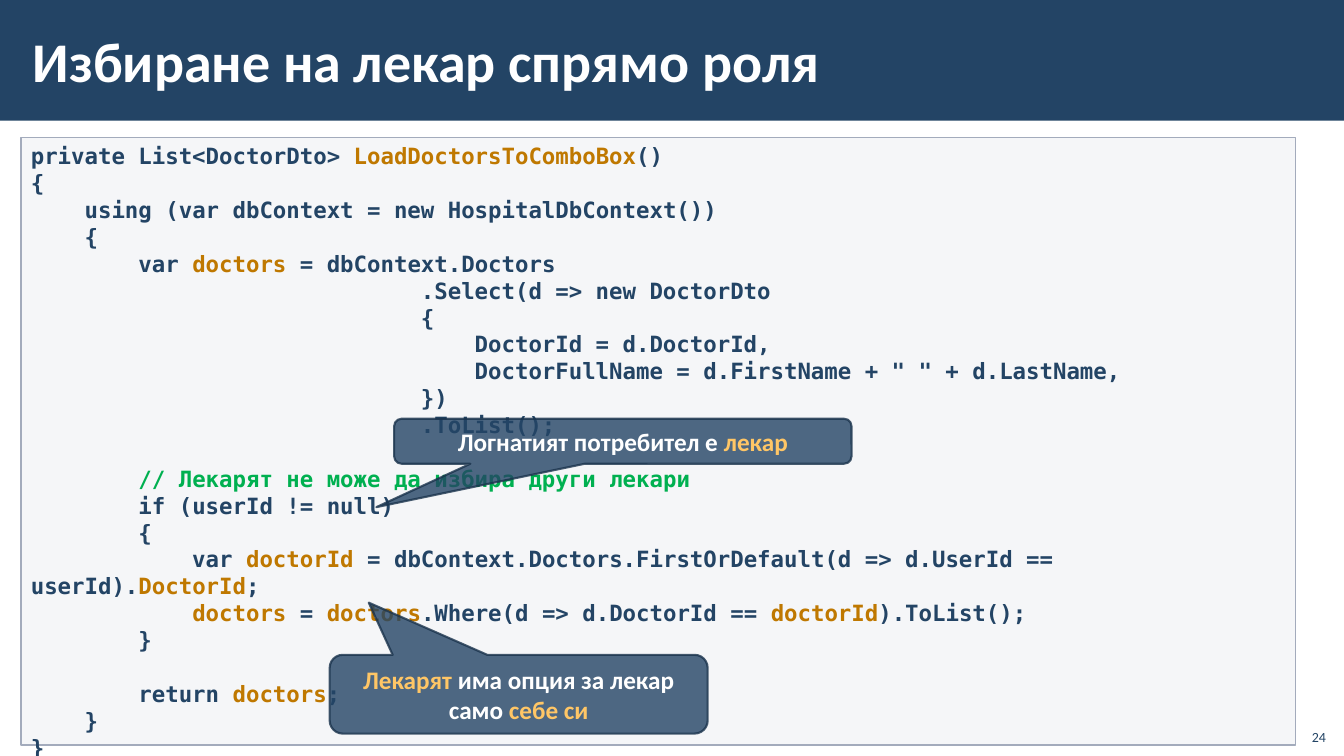
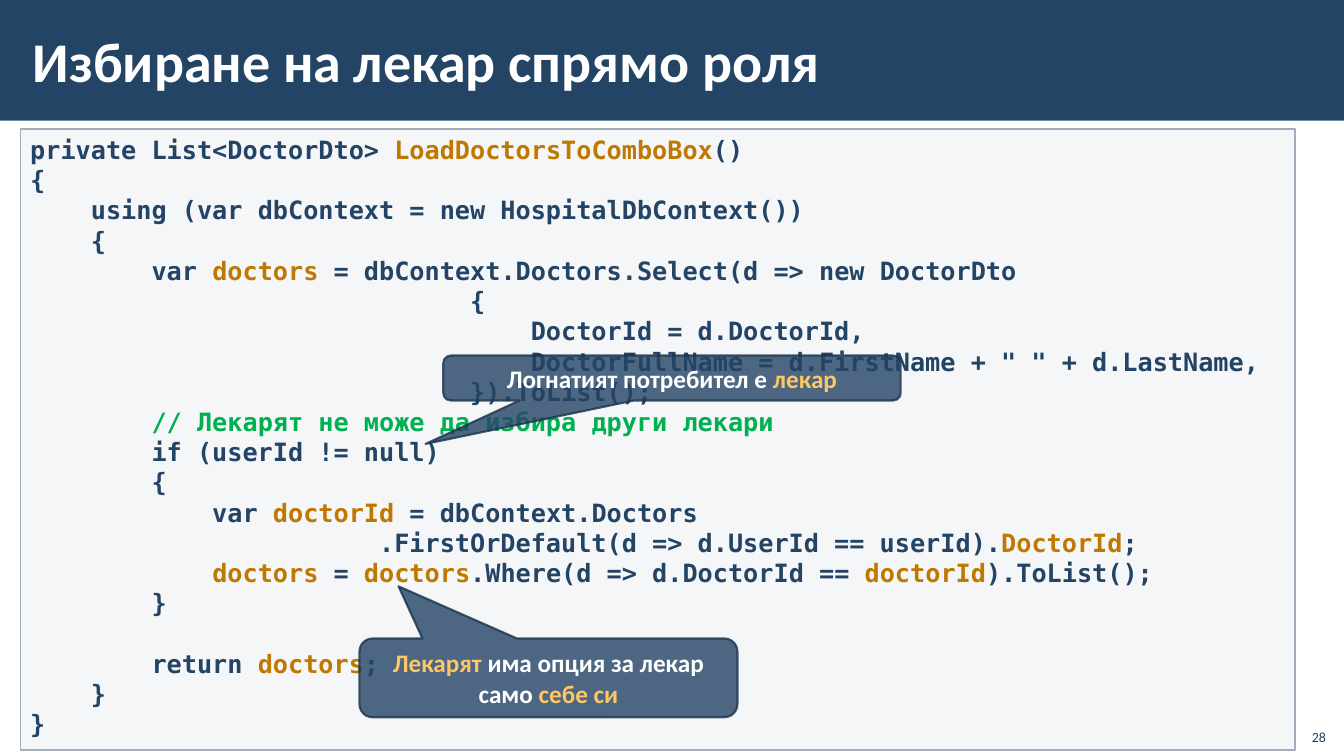
Before and after one commit to BG-IT-Edu/School-Programming, a slide deck: slide 28 of Courses/Software-Sciences/Module-4-Information-Systems-New/12-Implementation-of-Information-System/12-Implementation-of-Information-System-Third-Part.pptx (slide 24 before the commit). Drawn at 1344x756 pixels with LibreOffice and Linux fonts; fonts in the diff are those of the drawing; background and template pictures are left out. Boxes give left, top, right and bottom in pixels: in the first picture for what was removed or moved away, otherwise in the second. Text is boxed around its words. In the diff, an @@ line names an element or a change of style, - is before the commit and + after.

```diff
--- a/Courses/Software-Sciences/Module-4-Information-Systems-New/12-Implementation-of-Information-System/12-Implementation-of-Information-System-Third-Part.pptx
+++ b/Courses/Software-Sciences/Module-4-Information-Systems-New/12-Implementation-of-Information-System/12-Implementation-of-Information-System-Third-Part.pptx
@@ rectangle "private List<DoctorDto> LoadDoctorsToComboBox()": place and size @@
-rectangle "private List<DoctorDto> LoadDoctorsToComboBox()" at (21, 137, 1297, 744)
+rectangle "private List<DoctorDto> LoadDoctorsToComboBox()" at (20, 129, 1296, 750)
@@ text in rectangle at (30, 138, 1259, 679): size 16 to 18 pt in "private List<DoctorDto> LoadDoctorsToComboBox()", "{", "using (var dbContext = new HospitalDbContext())", "{" and 11 more places @@
@@ text in rectangle at (152, 261, 1017, 284): text changed; size 16 to 18 pt @@
-var doctors = dbContext.Doctors
-.Select(d => new DoctorDto
+var doctors = dbContext.Doctors.Select(d => new DoctorDto
@@ rounded speech box "Логнатият потребител е лекар": place and size @@
-rounded speech box "Логнатият потребител е лекар" at (394, 418, 852, 464)
+rounded speech box "Логнатият потребител е лекар" at (444, 356, 901, 401)
@@ text in rectangle at (470, 380, 652, 407): text changed; size 16 to 18 pt @@
-})
-.ToList();
+}).ToList();
@@ text in rectangle at (212, 503, 1138, 556): text changed; size 16 to 18 pt @@
-var doctorId = dbContext.Doctors.FirstOrDefault(d => d.UserId == userId).DoctorId;
+var doctorId = dbContext.Doctors
+.FirstOrDefault(d => d.UserId == userId).DoctorId;
@@ rounded speech box "Лекарят има опция за лекар ...": place and size @@
-rounded speech box "Лекарят има опция за лекар ..." at (330, 655, 708, 734)
+rounded speech box "Лекарят има опция за лекар ..." at (360, 638, 738, 717)
@@ page number at (1312, 732, 1326, 742): text changed @@
-24
+28
```
Also in this commit, not shown: 39 other slides changed, 5 slides added.
